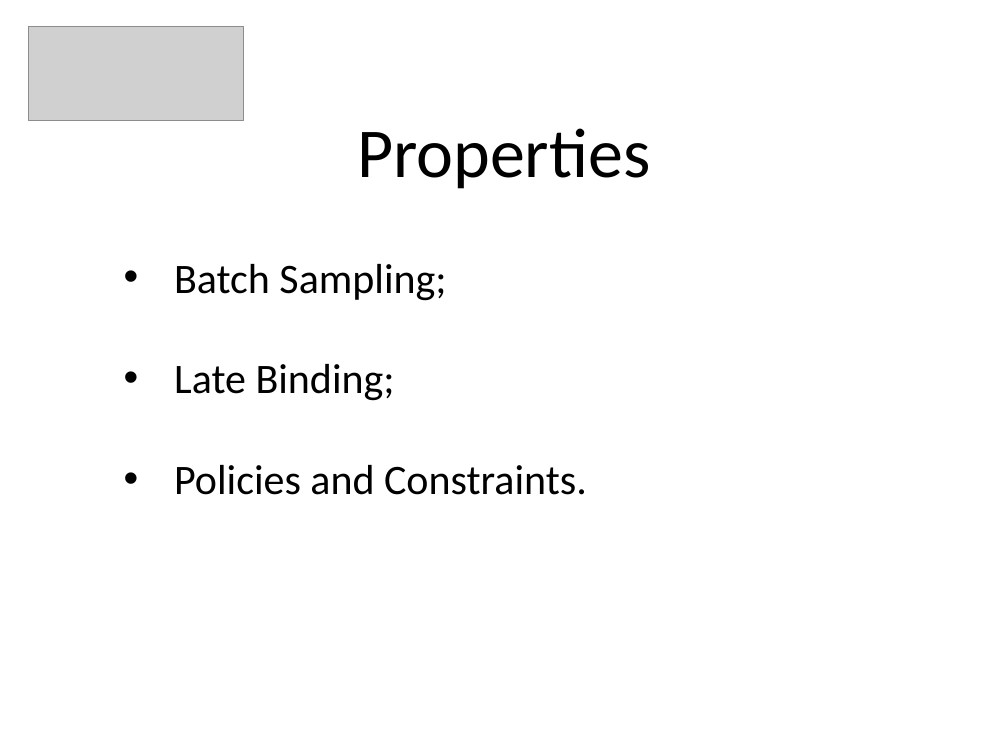
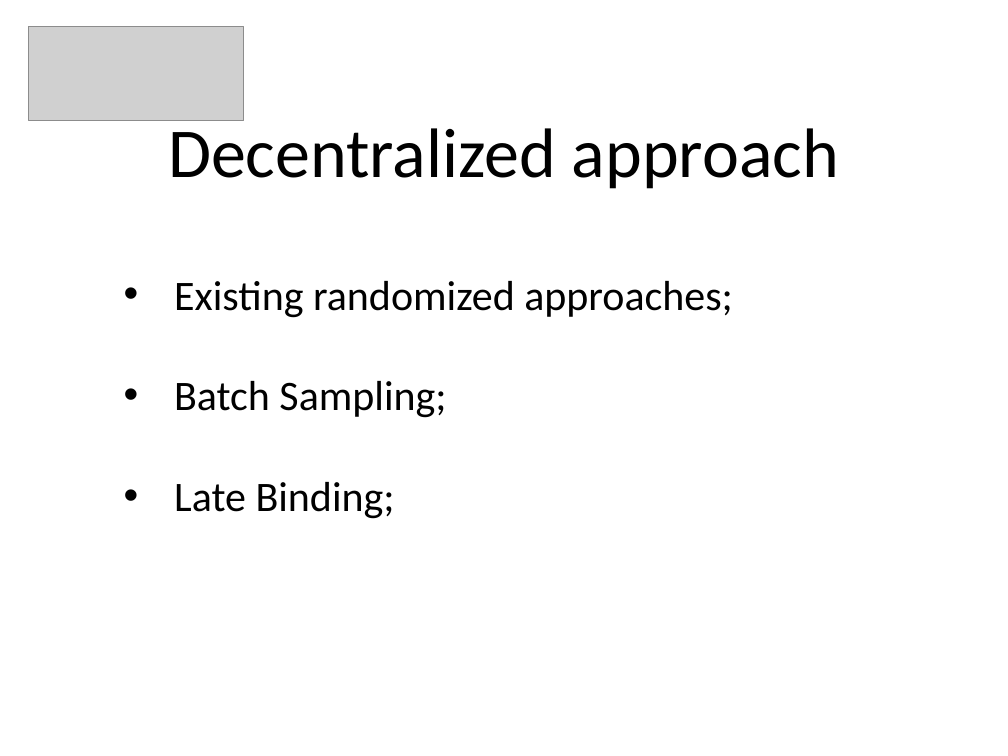
Before and after one commit to PeBraz/MapNoReduce, a slide deck: slide 7 of paper-presentation/padi-presentation.pptx. Drawn at 1008x756 pixels with LibreOffice and Linux fonts; fonts in the diff are those of the drawing; grey boxes stand for pictures. Boxes give left, top, right and bottom in pixels: in the first picture for what was removed or moved away, otherwise in the second. Text is boxed around its words. In the diff, an @@ line names an element or a change of style, - is before the commit and + after.

```diff
--- a/paper-presentation/padi-presentation.pptx
+++ b/paper-presentation/padi-presentation.pptx
@@ title at (168,119,839,189): text changed @@
-Properties
+Decentralized approach
@@ text "Existing randomized approaches;": place and size @@
-text "Existing randomized approaches;" at (174,264,587,495)
+text "Existing randomized approaches;" at (174,281,733,519)
@@ text at (174,281,733,318): paragraph added @@
+• Existing randomized approaches;
@@ text at (174,465,587,495): paragraph removed @@
-• Policies and Constraints.
```
Also in this commit, not shown: 2 other slides changed, 2 slides added.
